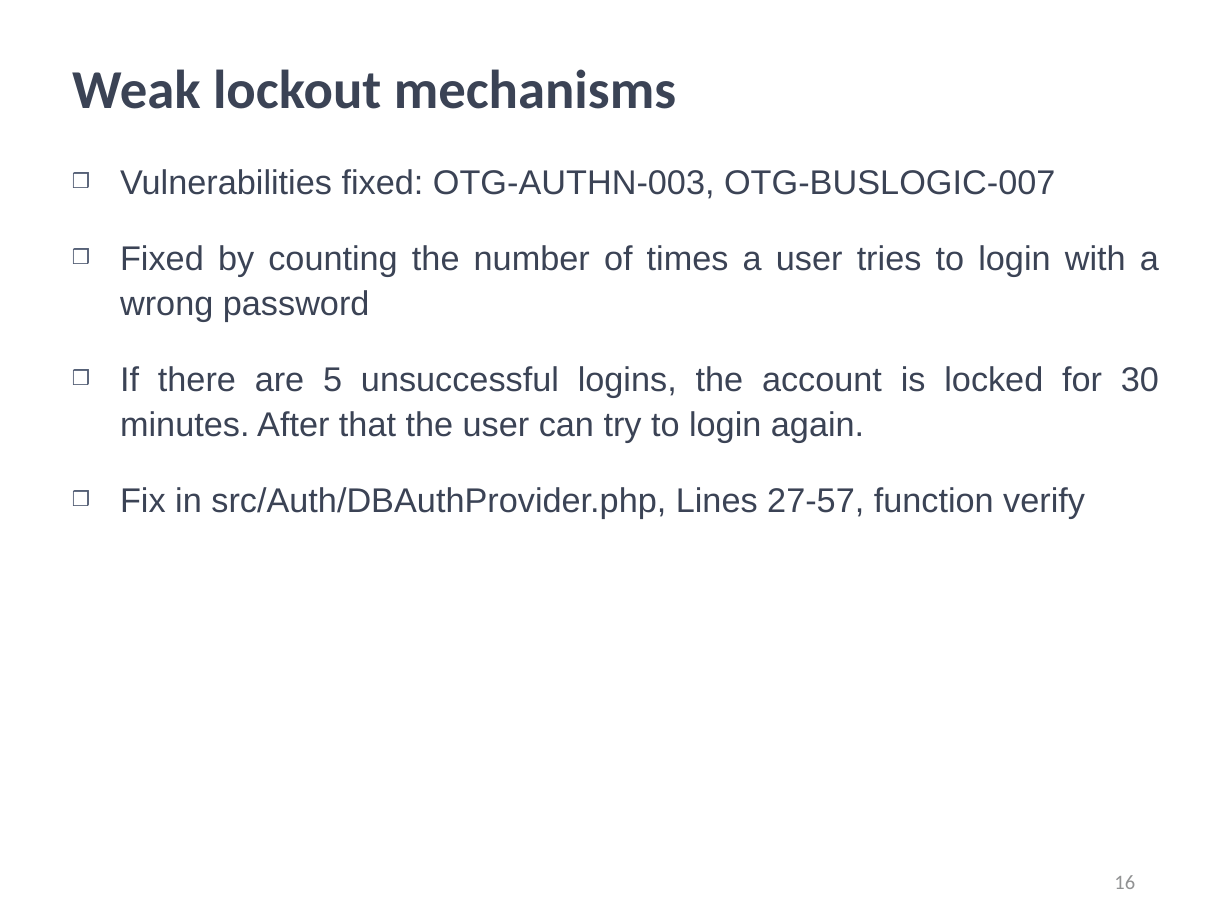
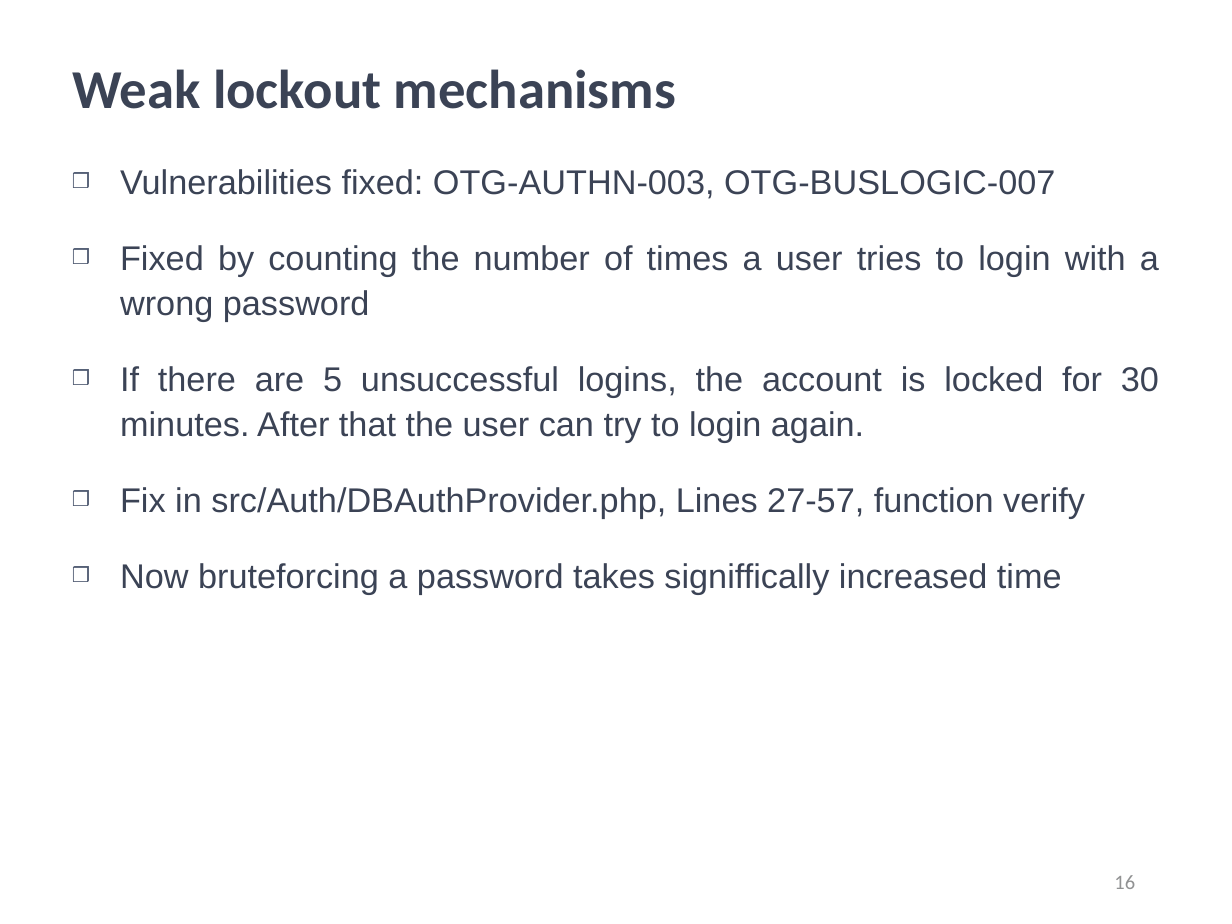
Before and after one commit to kwuerl/secure-coding-team-8, a slide deck: slide 16 of presentations/Phase3.ppt. Drawn at 1232x924 pixels with LibreOffice and Linux fonts; fonts in the diff are those of the drawing; background and template pictures are left out. Boxes give left, top, right and bottom in pixels: in the first picture for what was removed or moved away, otherwise in the second. Text is boxed around its words. In the diff, an @@ line names an element or a change of style, - is before the commit and + after.

```diff
--- a/presentations/Phase3.ppt
+++ b/presentations/Phase3.ppt
@@ text at [120,563,1062,595]: paragraph added @@
+❒ Now bruteforcing a password takes signiffically increased time
```
Also in this commit, not shown: 9 other slides changed.
